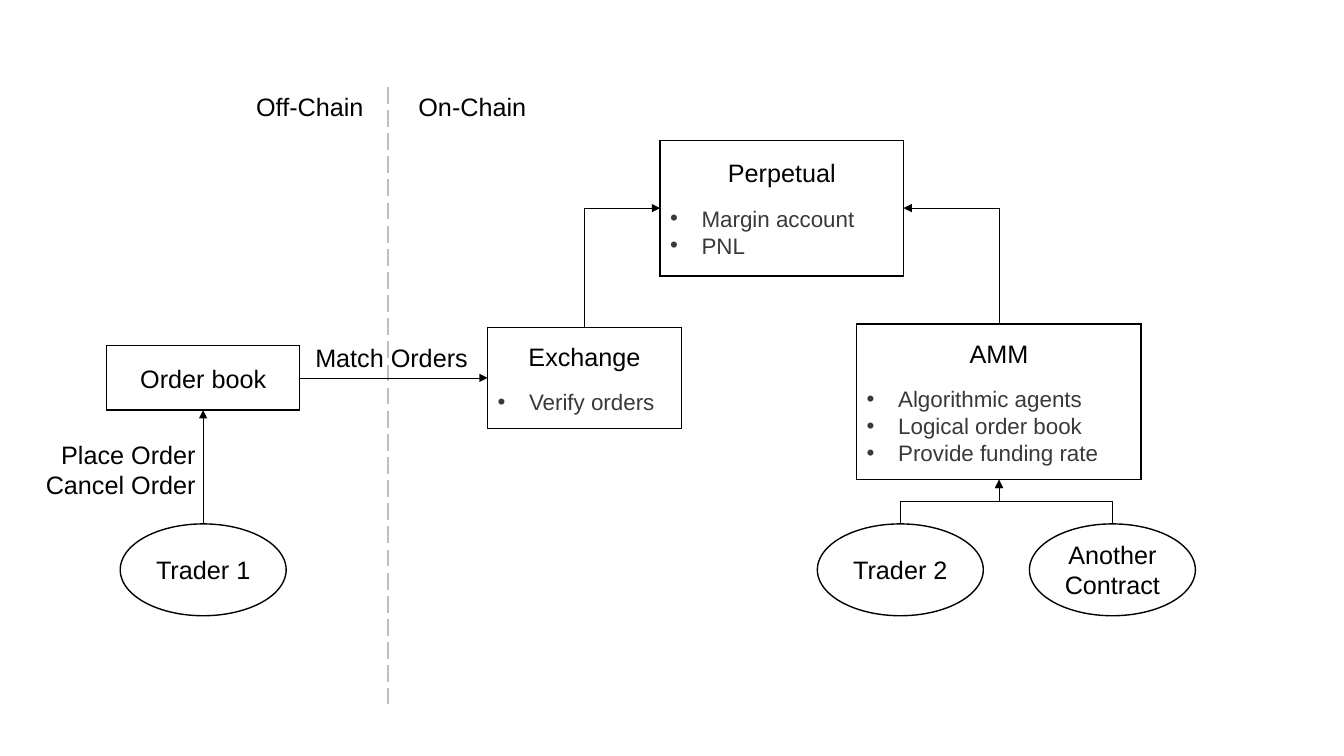
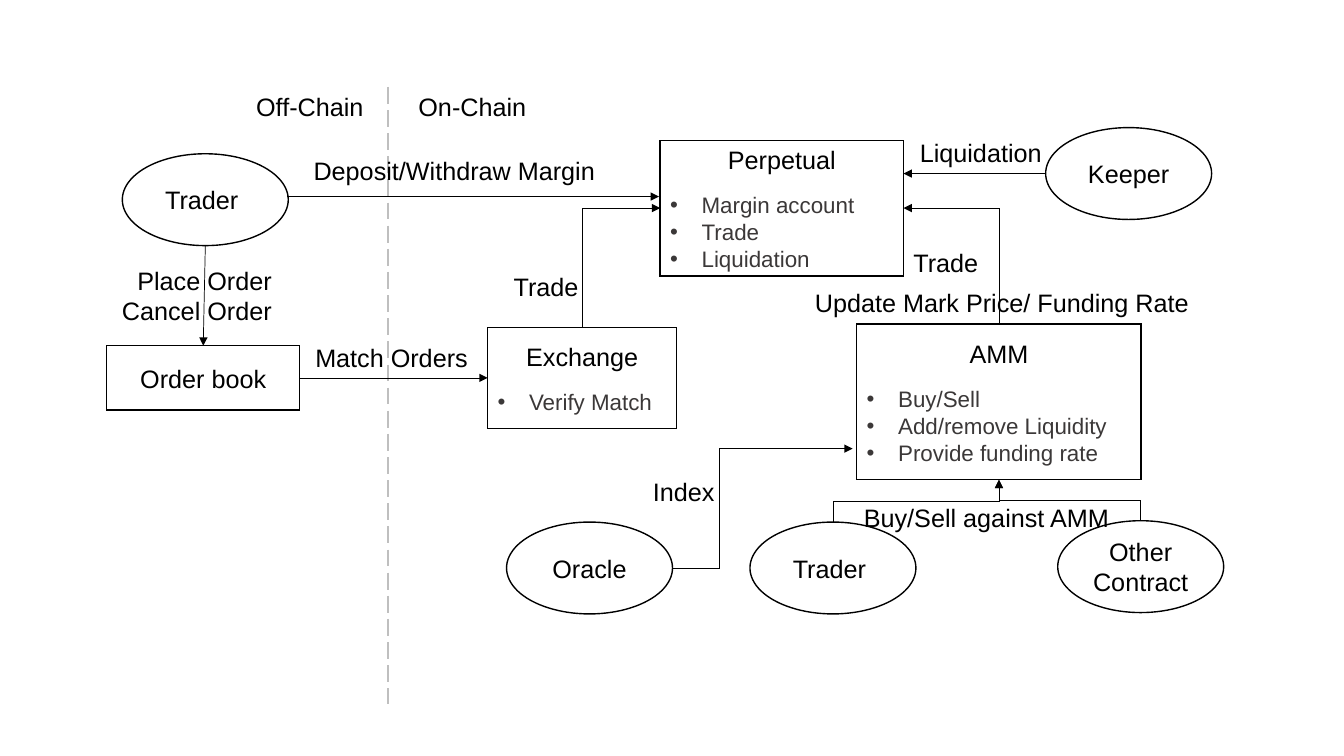
Before and after one commit to mcdexio/documents, a slide deck: slide 1 of en/asset/mai2-arch.pptx. Drawn at 1344x756 pixels with LibreOffice and Linux fonts; fonts in the diff are those of the drawing. Boxes give left, top, right and bottom in pixels: in the first picture for what was removed or moved away, otherwise in the second. Text is boxed around its words. In the diff, an @@ line names an element or a change of style, - is before the commit and + after.

```diff
--- a/en/asset/mai2-arch.pptx
+++ b/en/asset/mai2-arch.pptx
@@ text added at [920, 143, 1042, 168], 18 pt, text #000000 @@
+Liquidation
@@ ellipse added at [1046, 128, 1212, 220], outline #000000 1 pt, 18 pt, text #000000 @@
+Keeper
@@ ellipse "Trader": place and size @@
-ellipse "Trader" at [120, 524, 286, 616]
+ellipse "Trader" at [122, 154, 288, 246]
@@ text added at [314, 160, 595, 186], 18 pt, text #000000 @@
+Deposit/Withdraw Margin
@@ arrow added from (1046, 173) to (903, 173), #000000 0.5 pt @@
@@ text in ellipse at [165, 190, 238, 210]: text changed @@
-Trader 1
+Trader
@@ arrow added from (287, 197) to (659, 197), #000000 0.5 pt @@
@@ elbow arrow (583, 328) - (660, 209): route changed @@
@@ text in rectangle at [702, 223, 810, 272]: text changed @@
-• PNL
+• Trade
+• Liquidation
@@ text "Place Order": place and size @@
-text "Place Order" at [46, 445, 195, 495]
+text "Place Order" at [122, 271, 271, 321]
@@ arrow added from (206, 246) to (204, 346), #000000 0.5 pt @@
@@ text added at [913, 253, 978, 273], 18 pt, text #000000 @@
+Trade
@@ text added at [514, 277, 579, 297], 18 pt, text #000000 @@
+Trade
@@ text added at [815, 291, 1188, 317], 18 pt, text #000000 @@
+Update Mark Price/ Funding Rate
@@ rectangle "Exchange": place and size @@
-rectangle "Exchange" at [488, 328, 682, 429]
+rectangle "Exchange" at [488, 328, 678, 429]
@@ elbow arrow removed from (204, 524) to (204, 410) @@
@@ text in rectangle at [529, 393, 652, 415]: text changed @@
-• Verify orders
+• Verify Match
@@ text in rectangle at [898, 390, 1107, 439]: text changed @@
-• Algorithmic agents
-• Logical order book
+• Buy/Sell
+• Add/remove Liquidity
@@ elbow arrow added from (673, 568) to (853, 449), #000000 0.5 pt @@
@@ text added at [653, 482, 715, 502], 18 pt, text #000000 @@
+Index
@@ elbow arrow moved from (900, 524) - (999, 480) to (833, 522) - (999, 480) @@
@@ text added at [864, 508, 1109, 533], 18 pt, text #000000 @@
+Buy/Sell against AMM
@@ elbow arrow moved from (1113, 524) - (999, 480) to (1141, 521) - (999, 480) @@
@@ ellipse added at [507, 522, 674, 614], outline #000000 1 pt, 18 pt, text #000000 @@
+Oracle
@@ ellipse "Trader": place and size @@
-ellipse "Trader" at [818, 524, 984, 616]
+ellipse "Trader" at [750, 522, 917, 614]
@@ ellipse "Other Contract": place and size @@
-ellipse "Other Contract" at [1029, 524, 1196, 616]
+ellipse "Other Contract" at [1058, 521, 1224, 613]
@@ text in ellipse at [793, 559, 866, 579]: text changed @@
-Trader 2
+Trader
@@ text in ellipse at [1093, 542, 1188, 592]: text changed @@
-Another Contract
+Other Contract
```
